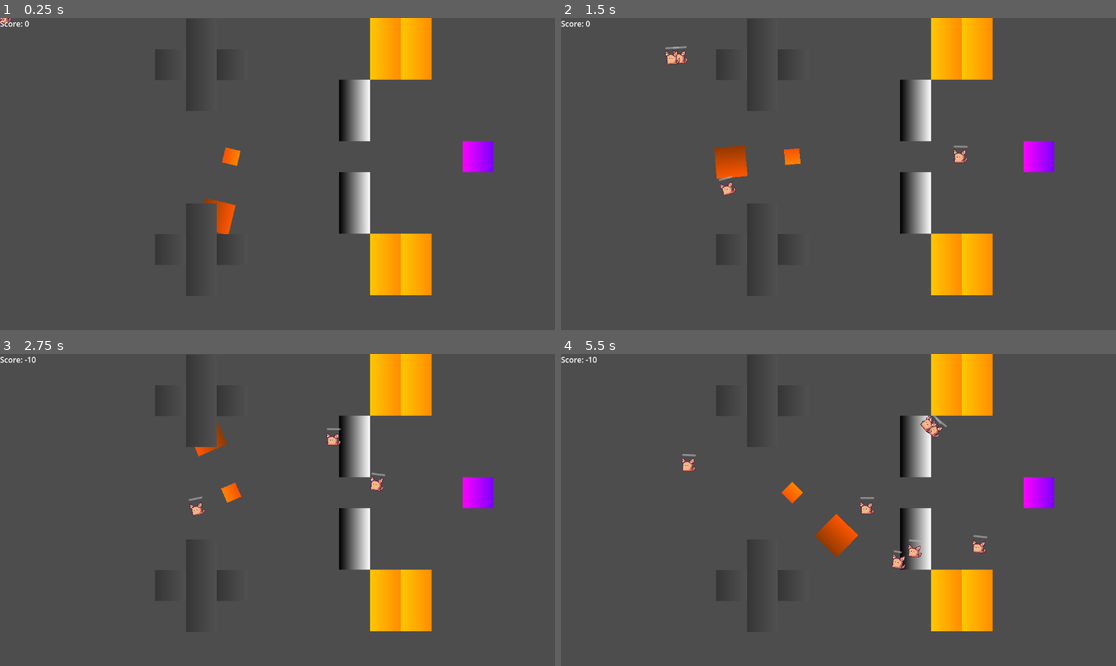
Above: before the commit, frames 1-4 (two rows, left to right).
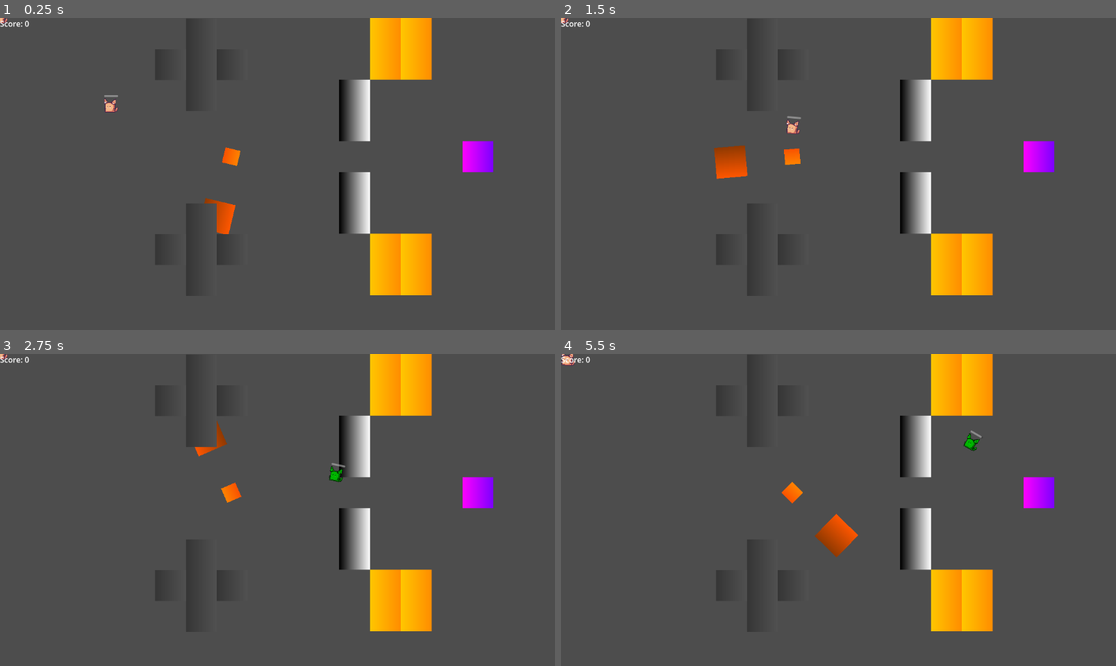
Above: after the commit, the same moments.

Repository: OgGhostJelly/TMC2
Game: Godot game, scene res://objects/game/game.tscn
The game is run twice, just before and just after one commit, with the same random seed, the same clock (stepped at 60 frames per second) and the same inputs.
Inputs (mouse positions are in pixels of both pictures, inside the frame that each line leads up to):
- Up to frame 1 (0.25 s): no input
- Up to frame 2 (1.5 s): move the mouse to (960, 158) at 0.52 s; press the mouse at (960, 158) at 0.53 s; tap Space (multiply) at 0.8, 1.35 s; move the mouse to (727, 189) at 1.27 s; release the mouse at (727, 189) at 1.28 s
- Up to frame 3 (2.75 s): click (166, 525) at 1.55 s; move the mouse to (333, 441) at 2.02 s; press the mouse at (333, 441) at 2.03 s; tap Space (multiply) at 2.3 s
- Up to frame 4 (5.5 s): move the mouse to (810, 572) at 2.77 s; release the mouse at (810, 572) at 2.78 s; tap Space (multiply) at 2.85, 3.8, 4.35, 5.3 s; click (810, 572) at 3.05 s; move the mouse to (1005, 556) at 3.52 s; press the mouse at (1005, 556) at 3.53 s; move the mouse to (672, 463) at 4.27 s; release the mouse at (672, 463) at 4.28 s; click (672, 463) at 4.55 s; move the mouse to (866, 510) at 5.02 s; press the mouse at (866, 510) at 5.03 s

The runs differ from the first frame. In frame 1, 0.1% of the frame differs, in the area x 0-22%, y 0-31%; in frame 2, 0.4%; in frame 3, 0.4%; in frame 4, 0.8%, in the area x 0-77%, y 0-70%.

Commit message:
one by one movement

Diff:
--- a/autoloads/cat_manager.gd
+++ b/autoloads/cat_manager.gd
@@ -1,9 +1,31 @@
 extends Node
 
 
+var selected_cat: Cat = null: set = _on_selected_cat_changed
+
+
+func _physics_process(_delta: float) -> void:
+	if not is_instance_valid(selected_cat): return
+	selected_cat.move()
+
+
 func _input(event: InputEvent) -> void:
-	if not event.is_action_pressed("multiply"): return
-	spawn_cat(get_tree().current_scene.get_global_mouse_position())
+	if not event.is_action("move"): return
+	selected_cat = null if not event.is_pressed() else get_closest_cat()
+
+
+func get_closest_cat() -> Cat:
+	var global_mouse_position: Vector2 = get_tree().current_scene.get_global_mouse_position()
+	var closest_cat: Cat = null
+	var closest_distance: float = INF
+
+	for cat in get_tree().get_nodes_in_group('cats'):
+		var distance: float = global_mouse_position.distance_squared_to(cat.global_position)
+		if distance < closest_distance:
+			closest_distance = distance
+			closest_cat = cat
+
+	return closest_cat
 
 
 func spawn_cat(position: Vector2) -> void:
@@ -11,3 +33,11 @@
 	var obj: Node2D = cat.instantiate()
 	obj.global_position = position
 	get_tree().current_scene.call_deferred('add_child', obj)
+
+
+func _on_selected_cat_changed(value: Cat) -> void:
+	if not selected_cat == value:
+		if is_instance_valid(value): value.selected()
+		if is_instance_valid(selected_cat): selected_cat.deselected()
+
+	selected_cat = value
--- a/objects/cat/cat.gd
+++ b/objects/cat/cat.gd
@@ -1,10 +1,18 @@
 extends RigidBody2D
+class_name Cat
 
 
-func _physics_process(_delta: float) -> void:
+@export var speed: float = 1.5
+@onready var sprite: AnimatedSprite2D = $Sprite2D
+
+
+func move():
 	var global_mouse_position = get_global_mouse_position()
 	var direction: Vector2 = global_position.direction_to(global_mouse_position)
 	var distance: float = global_position.distance_to(global_mouse_position)
 
-	if Input.is_action_pressed("move"):
-		apply_force(direction * distance)
+	apply_force(direction * distance * speed)
+
+
+func selected() -> void: sprite.modulate = Color.GREEN
+func deselected() -> void: sprite.modulate = Color.WHITE
--- a/objects/game/game.tscn
+++ b/objects/game/game.tscn
@@ -36,10 +36,4 @@
 [node name="Cat" parent="." instance=ExtResource("1_d6la8")]
 
 [node name="Cat2" parent="." instance=ExtResource("1_d6la8")]
-position = Vector2(-1, 3)
-
-[connection signal="body_entered" from="TileMap/TreadmillUp" to="TileMap/TreadmillUp" method="_on_body_entered" flags=18]
-[connection signal="body_entered" from="TileMap/@TreadmillUp@17178" to="TileMap/@TreadmillUp@17178" method="_on_body_entered" flags=18]
-[connection signal="body_entered" from="TileMap/TreadmillDown" to="TileMap/TreadmillDown" method="_on_body_entered" flags=18]
-[connection signal="body_entered" from="TileMap/@TreadmillDown@17179" to="TileMap/@TreadmillDown@17179" method="_on_body_entered" flags=18]
-[connection signal="body_entered" from="TileMap/Makecatinator6900" to="TileMap/Makecatinator6900" method="_on_body_entered" flags=18]
+position = Vector2(229, 187)
Not shown: 3 places in objects/cat/cat.tscn that only renumber resources
